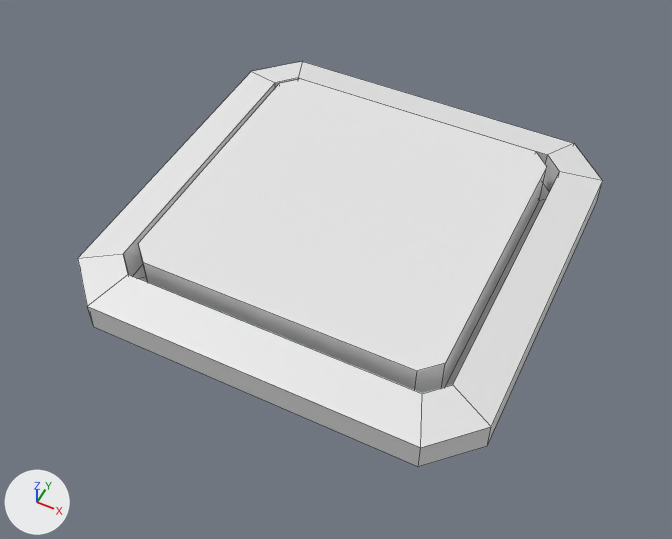
The FBX model Project_Gruppe5/Assets/Models/button.fbx, before and after one commit.
Rendered twice from a 50 mm lens placed at (0.402, -0.85, 0.996), pointed at (0.004, -0.055, 0.002). Lighting does not change. The marker at lower left points along +X, +Y and +Z. Mesh edges are drawn as thin lines. Where no turn or scale is listed for an object, it has been applied to the vertices.

In view in the first picture: 'button', 'sockel.001'.
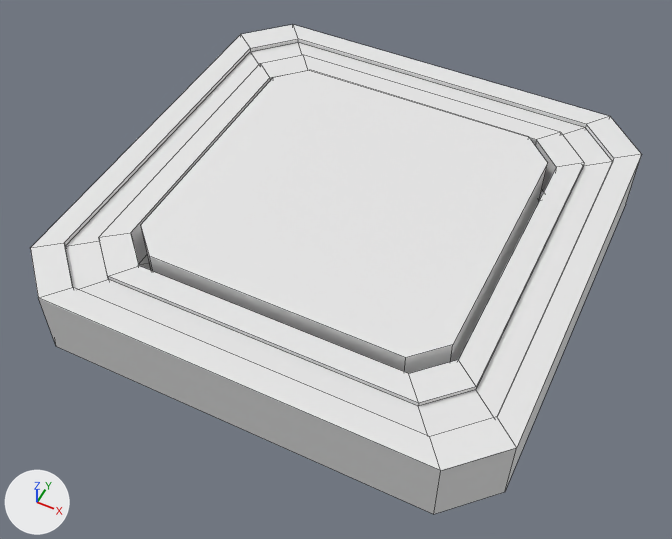
Commit message: Wowi Buttons galore!

Pixel boxes [x1, y1, x2, y2] of what changed, in the pictures (672 x 539 px):
'Sockel', added: after [31, 25, 641, 514]
'button', reshaped, moved, rescaled: before [138, 79, 547, 393]; after [141, 70, 547, 373]
'sockel.001', deleted: before [78, 62, 603, 467]
'GlowRing', added: after [65, 43, 612, 436]

Patch to the scene script:
```diff
--- a/Project_Gruppe5/Assets/Models/button.fbx.py
+++ b/Project_Gruppe5/Assets/Models/button.fbx.py
@@ mat_material @@
+mat_material = principled_material('Material')
+mat_material.base_color = (0.8, 0.8, 0.8)  # white #e7e7e7
+mat_material.roughness = 0.69
@@ me_cube_002 @@
 # used by ob_button; location = (0.0, 0.0, 0.081); scale = (0.3, 0.3, 0.0706)
-me_cube_002.from_pydata(...)  # 16 vertices, 10 faces; spans x -0.74..0.74, y -0.74..0.74, z -0.942..0.023
+me_cube_002.from_pydata(...)  # 16 vertices, 10 faces; spans x -0.748..0.748, y -0.748..0.748, z -4.073..-2.257
+# me_cube_002 part 1: the whole mesh is rebuilt
+me_cube_002.materials.append(mat_material)  # white #e7e7e7
@@ me_cube_001_1 @@
+me_cube_001_1.from_pydata([(0.247, 0.305, 0.023), (0.305, 0.247, 0.023), (0.305, -0.247, 0.023), (0.247, -0.305, 0.023), (-0.247, -0.305, 0.023), (-0.305, -0.247, 0.023), (-0.305, 0.247, 0.023), (-0.247, 0.305, 0.023), (0.218, 0.269, 0.023), (0.269, 0.218, 0.023), (0.269, -0.218, 0.023), (0.218, -0.269, 0.023), (-0.218, -0.269, 0.023), (-0.269, -0.218, 0.023), (-0.269, 0.218, 0.023), (-0.218, 0.269, 0.023)], [], [(6, 5, 13, 14), (4, 3, 11, 12), (2, 1, 9, 10), (0, 7, 15, 8), (7, 6, 14, 15), (5, 4, 12, 13), (3, 2, 10, 11), (1, 0, 8, 9)])
+me_cube_001_1.materials.append(mat_material)  # white #e7e7e7
@@ me_cube @@
+me_cube.from_pydata(...)  # 88 vertices, 82 faces; spans x -0.339..0.339, y -0.339..0.339, z -0.066..0.035
+me_cube.materials.append(mat_material)  # white #e7e7e7
@@ ob_sockel_001 @@
-ob_sockel_001 = bpy.data.objects.new('sockel.001', me_cube_001)
-ob_sockel_001.location = (0.0, 0.0, 0.081)
@@ ob_button @@
 ob_button = bpy.data.objects.new('button', me_cube_002)
-ob_button.location = (0.0, 0.0, 0.081)
-ob_button.scale = (0.3, 0.3, 0.0706)
+ob_button.location = (0.0, 0.0, 0.222)
+ob_button.scale = (0.3, 0.3, 0.0524)
@@ ob_glowring @@
+ob_glowring = bpy.data.objects.new('GlowRing', me_cube_001_1)
+ob_glowring.location = (0.0, 0.0, 0.062)
@@ ob_sockel @@
+ob_sockel = bpy.data.objects.new('Sockel', me_cube)
+ob_sockel.location = (0.0, 0.0, 0.057)
```
